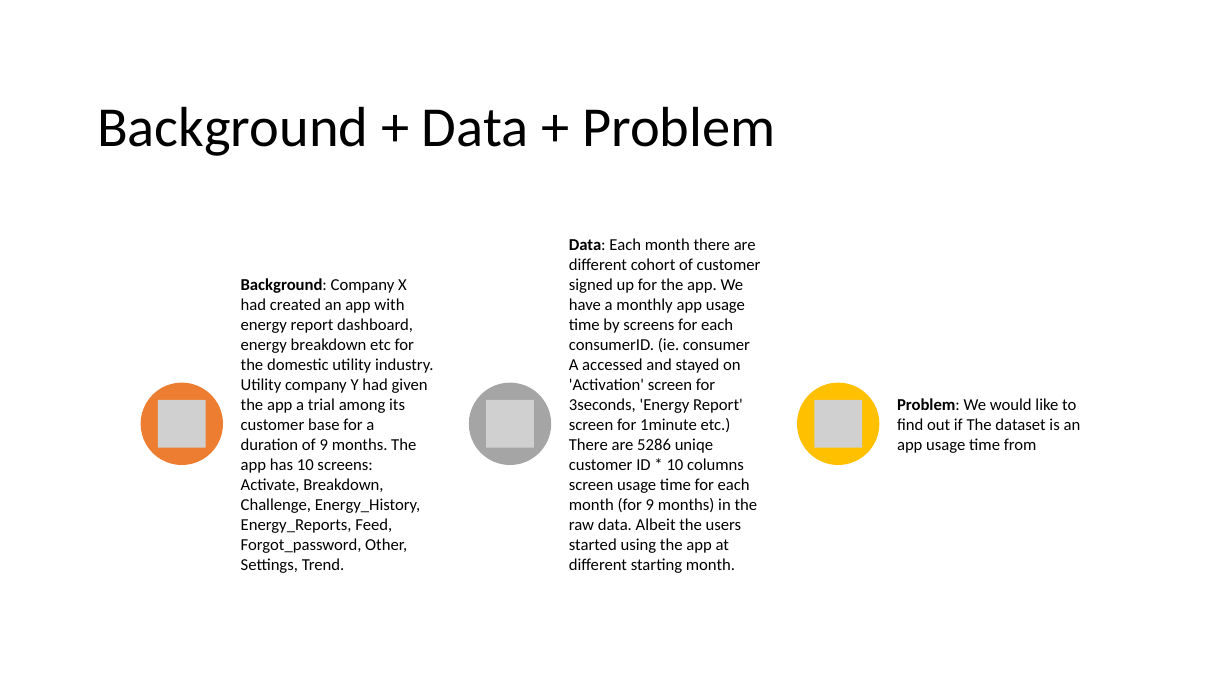
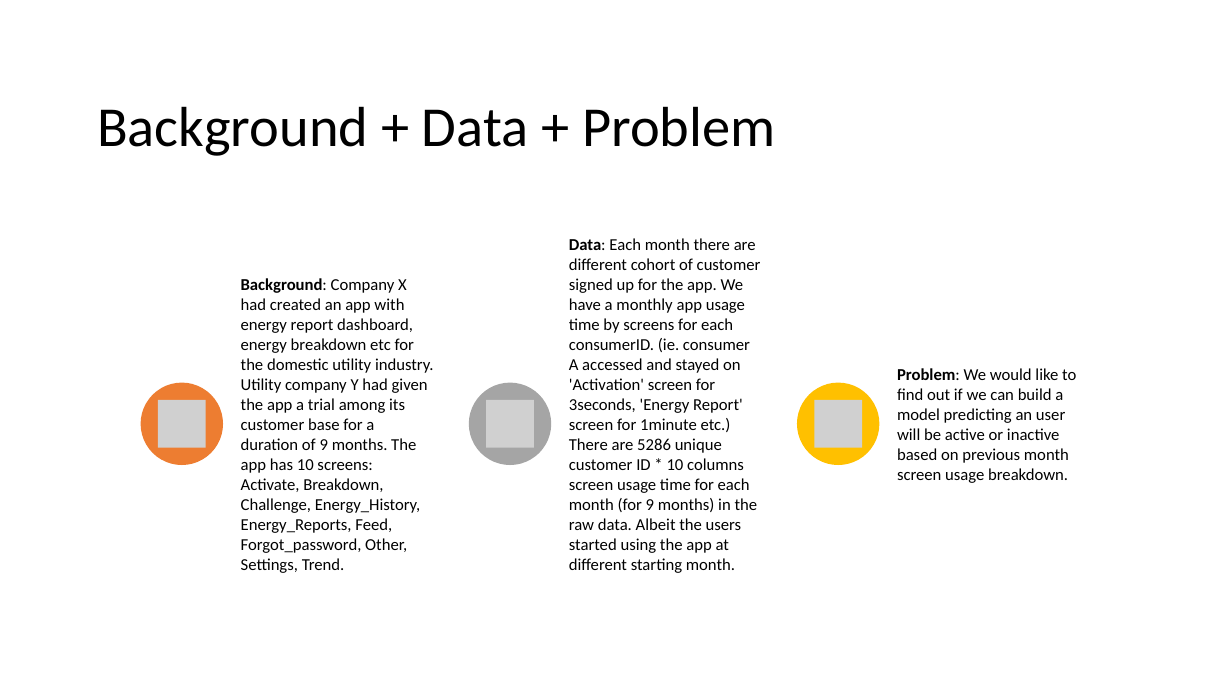
Before and after one commit to alexxlu/dsc-3-final-project-online-ds-pt-100118, a slide deck: slide 2 of Project3 Presentation.pptx. Drawn at 1232x693 pixels with LibreOffice and Linux fonts; fonts in the diff are those of the drawing; grey boxes stand for pictures. Boxes give left, top, right and bottom in pixels: in the first picture for what was removed or moved away, otherwise in the second. Text is boxed around its words. In the diff, an @@ line names an element or a change of style, - is before the commit and + after.

```diff
--- a/Project3 Presentation.pptx
+++ b/Project3 Presentation.pptx
@@ text at (569, 238, 761, 573): text changed @@
-Data: Each month there are different cohort of customer signed up for the app. We have a monthly app usage time by screens for each consumerID. (ie. consumer A accessed and stayed on 'Activation' screen for 3seconds, 'Energy Report' screen for 1minute etc.) There are 5286 uniqe customer ID * 10 columns screen usage time for each month (for 9 months) in the raw data. Albeit the users started using the app at different starting month.
+Data: Each month there are different cohort of customer signed up for the app. We have a monthly app usage time by screens for each consumerID. (ie. consumer A accessed and stayed on 'Activation' screen for 3seconds, 'Energy Report' screen for 1minute etc.) There are 5286 unique customer ID * 10 columns screen usage time for each month (for 9 months) in the raw data. Albeit the users started using the app at different starting month.
@@ text at (897, 368, 1076, 483): text changed @@
-Problem: We would like to find out if The dataset is an app usage time from
+Problem: We would like to find out if we can build a model predicting an user will be active or inactive based on previous month screen usage breakdown.
```
Also in this commit, not shown: 7 other slides changed, 1 slide added, 1 slide removed, 19 other files.
